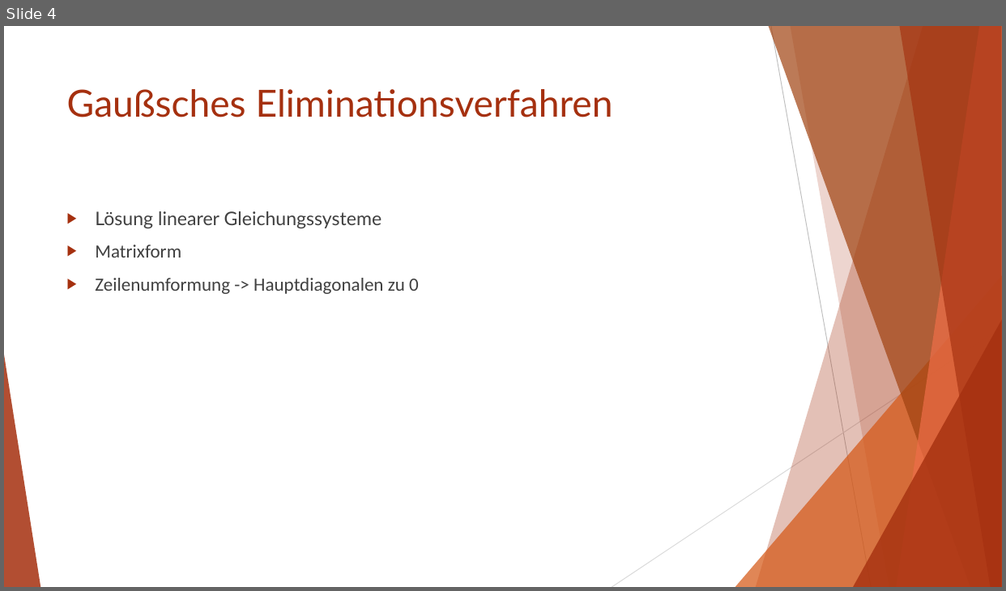
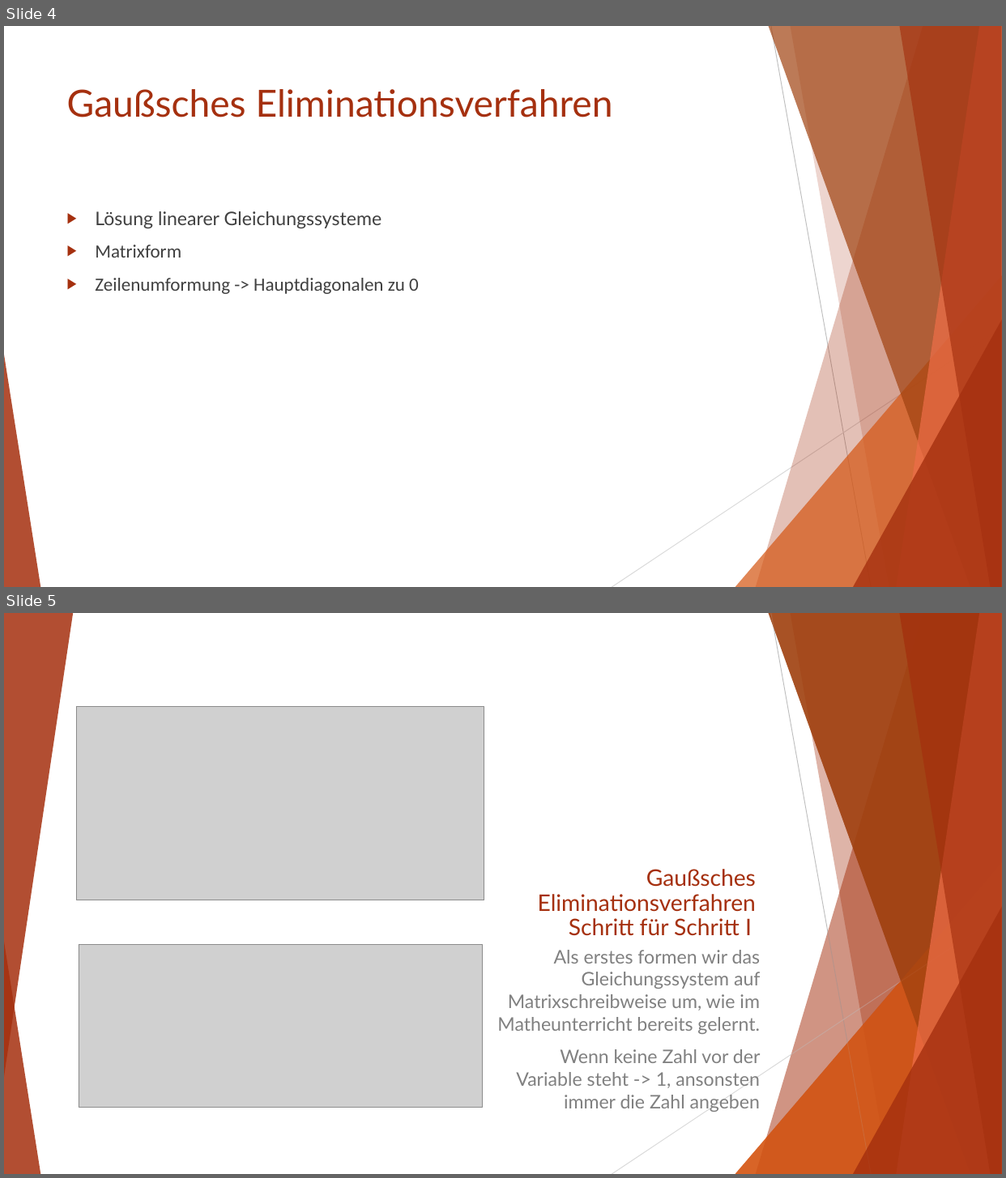
Before and after one commit to Zwilli/Numerik_und_Logik, a slide deck: Ortner/Gaußsches Eliminationsverfahren.pptx. Shown one above the other, each under a label of ours: slide 4 before the commit, slides 4 and 5 after it. The pictures are 1006x591 and 1006x1178 pixels, drawn with LibreOffice and Linux fonts; fonts in the diff are those of the drawing; grey boxes stand for pictures. Boxes give left, top, right and bottom in pixels: in the first picture for what was removed or moved away, otherwise in the second. Text is boxed around its words. In the diff, an @@ line names an element or a change of style, - is before the commit and + after.

```diff
--- a/Ortner/Gaußsches Eliminationsverfahren.pptx
+++ b/Ortner/Gaußsches Eliminationsverfahren.pptx
@@ slide 5 added at [4, 613, 1002, 1174], background #FFFFFF; not listed: 8 template elements that a slide beside it also shows @@
@@ group added at [4, 613, 1002, 1174]: 5 freeform shapes, 3 triangles, 2 lines @@
@@ picture added at [77, 707, 484, 901] @@
@@ title added at [538, 869, 756, 936], 22 pt, text #A5300F @@
+Gaußsches Eliminationsverfahren Schritt für Schritt I
@@ picture added at [79, 944, 484, 1108] @@
@@ text added at [497, 950, 761, 1112], 18 pt, text #808080 @@
+Als erstes formen wir das Gleichungssystem auf Matrixschreibweise um, wie im Matheunterricht bereits gelernt.
+Wenn keine Zahl vor der Variable steht -> 1, ansonsten immer die Zahl angeben
```
Also in this commit, not shown: 5 other slides added, 1 slide removed, 1 other file.
